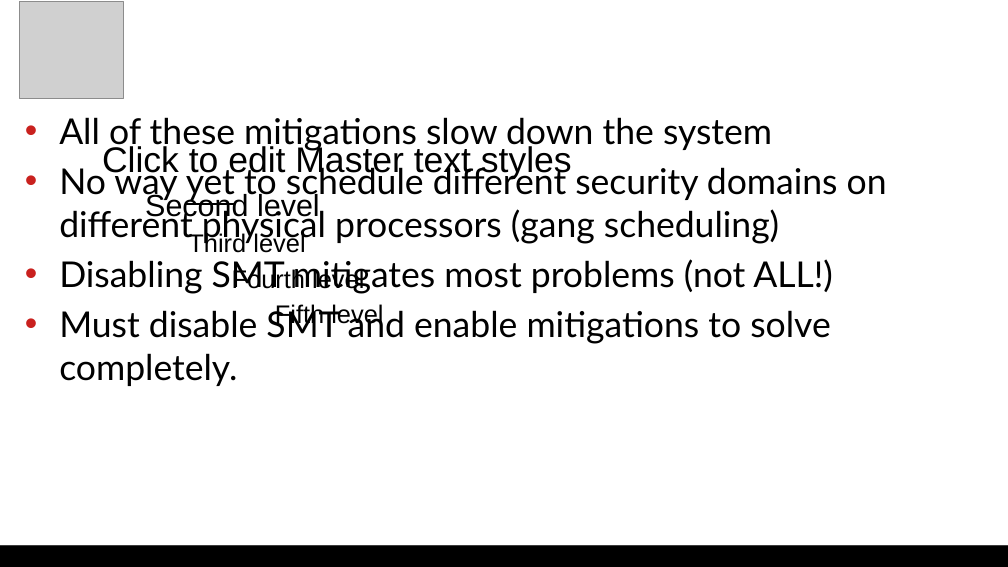
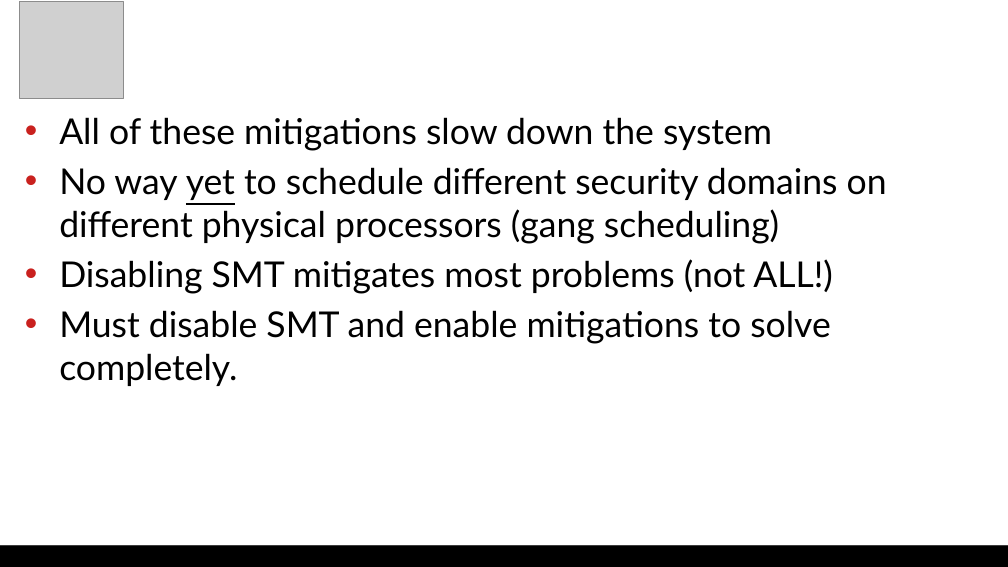
Before and after one commit to gregkh/presentation-spectre, a slide deck: slide 12 of mds.odp. Drawn at 1008x567 pixels with LibreOffice and Linux fonts; fonts in the diff are those of the drawing; grey boxes stand for pictures; background and template pictures are left out. Boxes give left, top, right and bottom in pixels: in the first picture for what was removed or moved away, otherwise in the second. Text is boxed around its words. In the diff, an @@ line names an element or a change of style, - is before the commit and + after.

Commit message:
tiny updates for master slide stuff

```diff
--- a/mds.odp
+++ b/mds.odp
@@ text removed at bbox=[102, 144, 572, 329] @@
-● Click to edit Master text styles
-  − Second level
-    ● Third level
-      − Fourth level
-        ● Fifth level
```
Also in this commit, not shown: 19 other slides changed, 1 other file.
